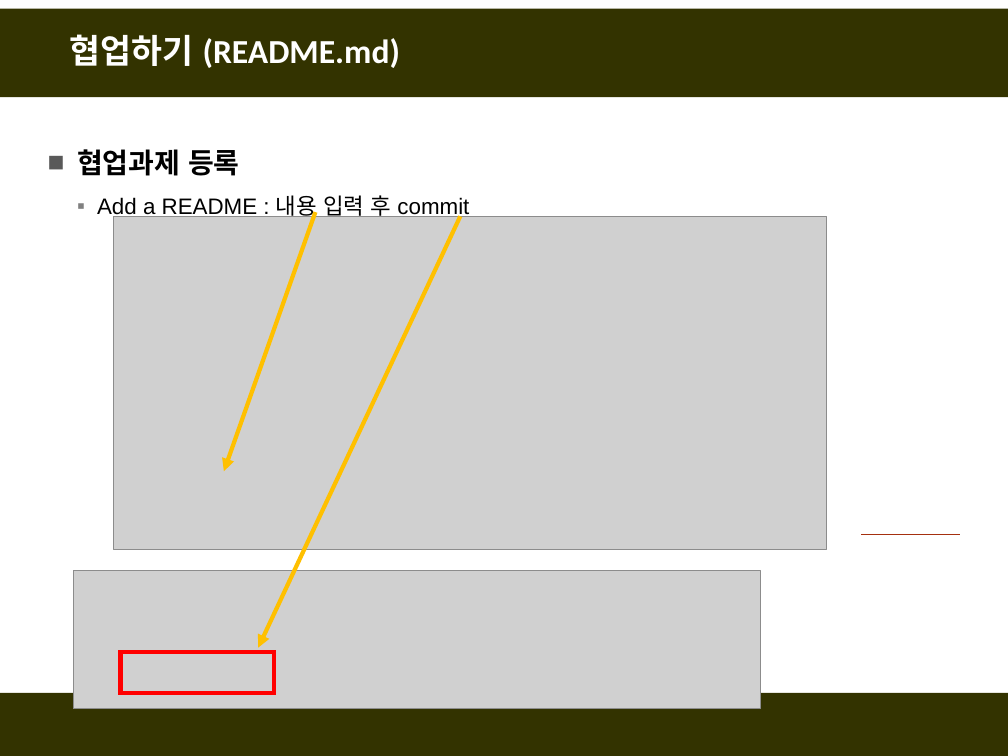
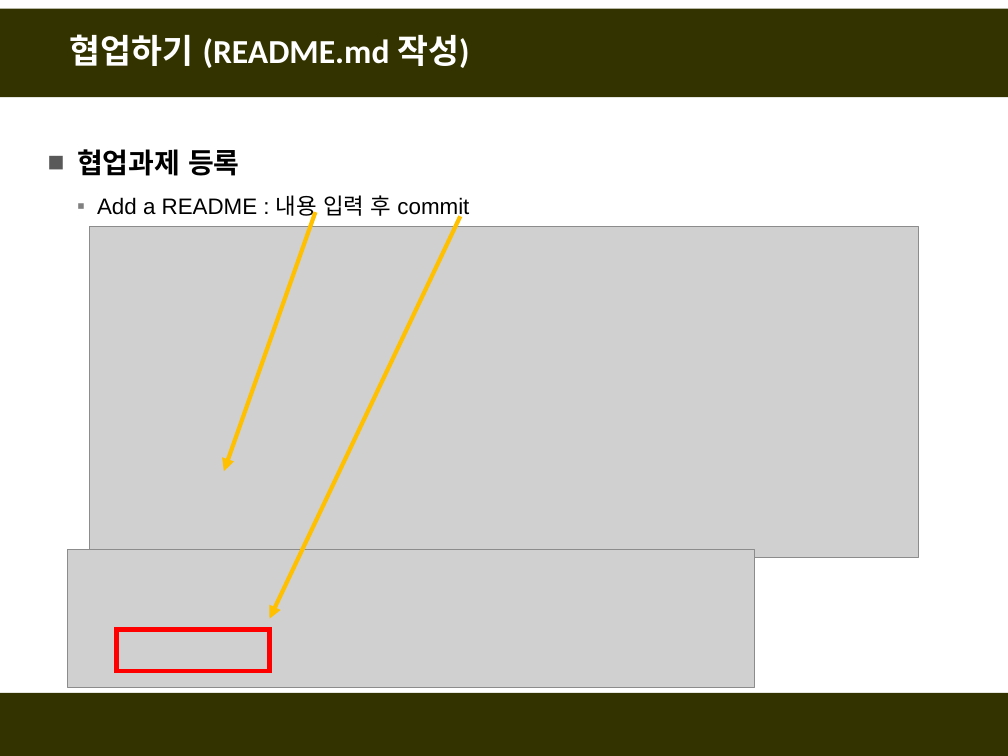
Before and after one commit to fasthill/github-lecture, a slide deck: slide 6 of git및github첫걸음4-협업하기.pptx (slide 7 before the commit). Drawn at 1008x756 pixels with LibreOffice and Linux fonts; fonts in the diff are those of the drawing; grey boxes stand for pictures. Boxes give left, top, right and bottom in pixels: in the first picture for what was removed or moved away, otherwise in the second. Text is boxed around its words. In the diff, an @@ line names an element or a change of style, - is before the commit and + after.

```diff
--- a/git및github첫걸음4-협업하기.pptx
+++ b/git및github첫걸음4-협업하기.pptx
@@ title at [70, 34, 469, 68]: text changed @@
-협업하기 (README.md)
+협업하기 (README.md 작성)
@@ picture: place and size @@
-picture at [114, 217, 827, 549]
+picture at [90, 226, 918, 557]
@@ arrow moved from (461, 217) - (258, 647) to (461, 217) - (269, 619) @@
@@ line removed from (861, 534) to (960, 534) @@
@@ picture: place and size @@
-picture at [74, 571, 760, 710]
+picture at [68, 549, 754, 688]
@@ rectangle: place and size @@
-rectangle at [121, 652, 274, 694]
+rectangle at [116, 629, 269, 670]
```
Also in this commit, not shown: 16 other slides changed, 8 slides added, 2 slides removed.
